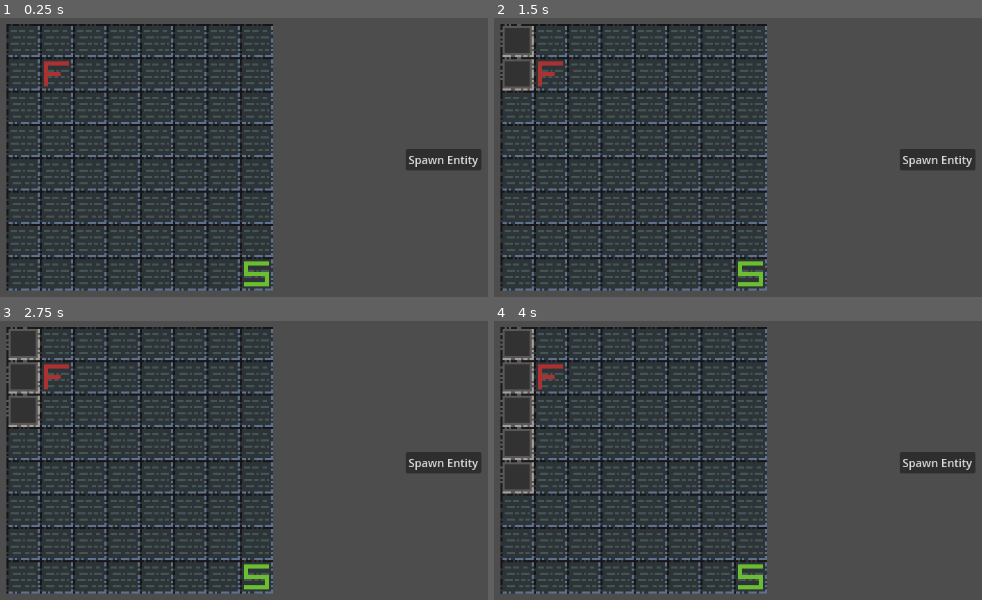
Above: before the commit, frames 1-4 (two rows, left to right).
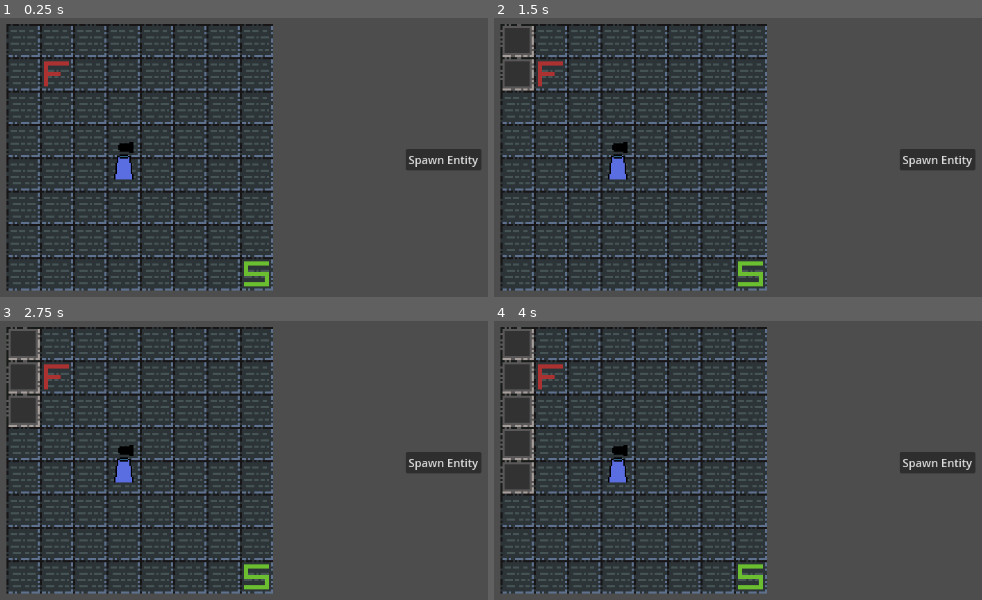
Above: after the commit, the same moments.

Repository: Shmupo/BrackeysGJ-TdGame
Game: Godot game, scene res://Scenes/TestScene.tscn
The game is run twice, just before and just after one commit, with the same random seed, the same clock (stepped at 60 frames per second) and the same inputs.
Inputs (mouse positions are in pixels of both pictures, inside the frame that each line leads up to):
- Up to frame 1 (0.25 s): no input
- Up to frame 2 (1.5 s): click (518, 40) at 0.52 s; click (518, 73) at 1.27 s
- Up to frame 3 (2.75 s): click (24, 410) at 2.02 s
- Up to frame 4 (4 s): click (518, 443) at 2.77 s; click (518, 477) at 3.52 s

The runs differ from the first frame. In frame 1, 0.4% of the frame differs, in the area x 23-28%, y 44-59%; in frame 2, 0.4%; in frame 3, 0.4%; in frame 4, 0.4%.

Commit message:
Added Tower : Basic Projectiles, Targeting, and Shooting

Diff:
--- /dev/null
+++ b/Assets/Resources/TestTower1Body.tres
@@ -0,0 +1,7 @@
+[gd_resource type="AtlasTexture" load_steps=2 format=3 uid="uid://1dxs4cepqs1w"]
+
+[ext_resource type="Texture2D" uid="uid://bp5lihcgmx72r" path="res://Assets/TestTower1Sheet.png" id="1_foo3g"]
+
+[resource]
+atlas = ExtResource("1_foo3g")
+region = Rect2(0, 0, 16, 32)
--- /dev/null
+++ b/Assets/Resources/TestTower1Turret.tres
@@ -0,0 +1,7 @@
+[gd_resource type="AtlasTexture" load_steps=2 format=3 uid="uid://bfh13yodu0ibs"]
+
+[ext_resource type="Texture2D" uid="uid://bp5lihcgmx72r" path="res://Assets/TestTower1Sheet.png" id="1_7yarf"]
+
+[resource]
+atlas = ExtResource("1_7yarf")
+region = Rect2(16, 0, 16, 16)
--- a/Scenes/Components/BaseEntity.tscn
+++ b/Scenes/Components/BaseEntity.tscn
@@ -1,8 +1,11 @@
-[gd_scene load_steps=4 format=3 uid="uid://b614n4fq4gxqq"]
+[gd_scene load_steps=5 format=3 uid="uid://b614n4fq4gxqq"]
 
 [ext_resource type="Texture2D" uid="uid://3yb2bxlvhskv" path="res://Assets/BoidArrow.png" id="1_0j26r"]
 [ext_resource type="Script" path="res://Scripts/Entity/EntityBaseClass.gd" id="1_h0iyo"]
 [ext_resource type="Script" path="res://Scripts/Entity/MovementComponent.gd" id="3_vtlre"]
+
+[sub_resource type="CircleShape2D" id="CircleShape2D_k5x4m"]
+radius = 20.0
 
 [node name="BaseEntity" type="Node2D"]
 script = ExtResource("1_h0iyo")
@@ -12,3 +15,8 @@
 
 [node name="MovementComponent" type="Node" parent="."]
 script = ExtResource("3_vtlre")
+
+[node name="HitBoxArea2D" type="Area2D" parent="."]
+
+[node name="CollisionShape2D" type="CollisionShape2D" parent="HitBoxArea2D"]
+shape = SubResource("CircleShape2D_k5x4m")
--- /dev/null
+++ b/Scenes/Components/Tower/Projectile/TestProjectile1.tscn
@@ -0,0 +1,10 @@
+[gd_scene load_steps=3 format=3 uid="uid://ba2f11udfvfdv"]
+
+[ext_resource type="Texture2D" uid="uid://3yb2bxlvhskv" path="res://Assets/BoidArrow.png" id="1_vj8m2"]
+[ext_resource type="Script" path="res://Scripts/Tower/Projectile/SimpleTowerProjectile.gd" id="2_fyvs6"]
+
+[node name="TestProjectile1" type="Sprite2D"]
+self_modulate = Color(0.598094, 0, 0.0414376, 1)
+scale = Vector2(0.5, 0.5)
+texture = ExtResource("1_vj8m2")
+script = ExtResource("2_fyvs6")
--- /dev/null
+++ b/Scenes/Components/Tower/TestTower1.tscn
@@ -0,0 +1,35 @@
+[gd_scene load_steps=7 format=3 uid="uid://dhauw1e87j6c7"]
+
+[ext_resource type="Texture2D" uid="uid://1dxs4cepqs1w" path="res://Assets/Resources/TestTower1Body.tres" id="1_udgcx"]
+[ext_resource type="Script" path="res://Scripts/Tower/Tower.gd" id="1_w7taf"]
+[ext_resource type="Texture2D" uid="uid://bfh13yodu0ibs" path="res://Assets/Resources/TestTower1Turret.tres" id="2_p2wjh"]
+[ext_resource type="Script" path="res://Scripts/Tower/TargetingComponent.gd" id="3_8ihh2"]
+[ext_resource type="Script" path="res://Scripts/Tower/ShootingComponent.gd" id="5_4dxmy"]
+
+[sub_resource type="CircleShape2D" id="CircleShape2D_s7i8f"]
+radius = 50.0
+
+[node name="TestTower1" type="Node2D"]
+script = ExtResource("1_w7taf")
+
+[node name="TowerBodySprite2D" type="Sprite2D" parent="."]
+texture = ExtResource("1_udgcx")
+
+[node name="TowerTurretSprite2D" type="Sprite2D" parent="."]
+position = Vector2(0, -8)
+texture = ExtResource("2_p2wjh")
+
+[node name="TargetingComponent" type="Node" parent="."]
+script = ExtResource("3_8ihh2")
+
+[node name="ShootingComponent" type="Node2D" parent="."]
+script = ExtResource("5_4dxmy")
+
+[node name="TargetingArea2D" type="Area2D" parent="."]
+collision_layer = 0
+monitorable = false
+
+[node name="CollisionShape2D" type="CollisionShape2D" parent="TargetingArea2D"]
+shape = SubResource("CircleShape2D_s7i8f")
+
+[node name="FireTimer" type="Timer" parent="."]
--- a/Scenes/TestScene.tscn
+++ b/Scenes/TestScene.tscn
@@ -1,8 +1,9 @@
-[gd_scene load_steps=6 format=4 uid="uid://u0da0rqffi33"]
+[gd_scene load_steps=7 format=4 uid="uid://u0da0rqffi33"]
 
 [ext_resource type="PackedScene" uid="uid://7xucjjga5p5t" path="res://Scenes/Components/UserInteractableTileMap.tscn" id="1_oi0qw"]
 [ext_resource type="Texture2D" uid="uid://8jl5xsmjy2y1" path="res://Assets/TilemapPrototype1Sheet.png" id="2_e1nrq"]
 [ext_resource type="Script" path="res://Scripts/Entity/EntityManager.gd" id="3_hw5di"]
+[ext_resource type="PackedScene" uid="uid://dhauw1e87j6c7" path="res://Scenes/Components/Tower/TestTower1.tscn" id="4_iym6a"]
 
 [sub_resource type="TileSetAtlasSource" id="TileSetAtlasSource_73egr"]
 texture = ExtResource("2_e1nrq")
@@ -42,3 +43,7 @@
 offset_right = 1072.0
 offset_bottom = 339.0
 text = "Spawn Entity"
+
+[node name="TestTower1" parent="." instance=ExtResource("4_iym6a")]
+position = Vector2(557, 322)
+scale = Vector2(2, 2)
--- a/Scripts/Entity/MovementComponent.gd
+++ b/Scripts/Entity/MovementComponent.gd
@@ -14,7 +14,7 @@
 # tracking index to path coordinate that this entity is moving TOWARDS
 var pathIdx: int = 0
 
-var moveSpeed: float = 100
+var moveSpeed: float = 250
 
 # get parent
 @onready var entity: Entity = $".."
--- a/Scripts/TileMap/PathingComponent.gd
+++ b/Scripts/TileMap/PathingComponent.gd
@@ -26,9 +26,9 @@
 # used to offest onto the center of the grid square
 var halfTileSize: Vector2
 
+# parent
 @onready var tileMapLayer: UserInteractableTilemapLayer = $".."
-# retrieve grid sizing
-@onready var inputComponent: InputComponent = $"../InputComponent"
+
 # placing and removing paths will update the aStarGrid
 @onready var tilePlacementComponent: TilePlacementComponent = $"../TilePlacementComponent"
 
@@ -51,8 +51,8 @@
 
 # need to call everytime a new path is made
 func initAStarGrid() -> void:
-	var rectPosition: Vector2i = Vector2i(-inputComponent.sizeX / 2, -inputComponent.sizeY / 2)
-	var rectSize: Vector2i = Vector2i(inputComponent.sizeX, inputComponent.sizeY)
+	var rectPosition: Vector2i = Vector2i(-tileMapLayer.gridSizeX / 2, -tileMapLayer.gridSizeY / 2)
+	var rectSize: Vector2i = Vector2i(tileMapLayer.gridSizeX, tileMapLayer.gridSizeY)
 	aStarGrid.region = Rect2i(rectPosition, rectSize)
 	aStarGrid.update()
 
--- /dev/null
+++ b/Scripts/Tower/Projectile/SimpleTowerProjectile.gd
@@ -0,0 +1,17 @@
+extends Node2D
+
+var projectileSpeed: float = 500
+var target: Node2D
+var moving: bool = false
+
+# once doing this, this projectile will go towards the target
+func setTarget(newTarget: Node2D) -> void:
+	target = newTarget
+	moving = true
+
+func _process(delta: float) -> void:
+	if moving:
+		global_position = global_position.move_toward(target.global_position, delta * projectileSpeed)
+		if global_position == target.global_position:
+			# For now, simply delete the projectile
+			queue_free()
--- /dev/null
+++ b/Scripts/Tower/ShootingComponent.gd
@@ -0,0 +1,13 @@
+class_name ShootingComponent
+extends Node2D
+
+# testing placeholder
+var projectileInstancePath: String = "res://Scenes/Components/Tower/Projectile/TestProjectile1.tscn"
+
+# This will create a projectile that is linked to the target
+func fireProjectile(target: Node2D) -> void:
+	#print("Fired projectile")
+	var newProjectile: Node2D = load(projectileInstancePath).instantiate()
+	add_child(newProjectile)
+	newProjectile.global_position = global_position
+	newProjectile.setTarget(target)
--- /dev/null
+++ b/Scripts/Tower/TargetingComponent.gd
@@ -0,0 +1,40 @@
+class_name TargetingComponent
+extends Node
+
+## This script is used to get the first entity to enter the target area
+##
+## Config for TargetingArea2D:
+## Monitorable = false
+## Layer = none
+## Mask = 1
+##
+## These config settings ensure other tower areas do not collide
+
+signal areaEntered
+
+@onready var targetingArea: Area2D = $"../TargetingArea2D"
+
+# array of entity hitboxes (Area2D) in the order they entered the targeting area
+var targetQueue: Array = []
+
+func _ready() -> void:
+	targetingArea.area_entered.connect(onAreaEntered)
+	targetingArea.area_exited.connect(onAreaExited)
+
+# get first entity that enters the targeting area
+func getTarget() -> Node2D:
+	if !targetQueue.is_empty():
+		return targetQueue.front()
+	else:
+		return null
+
+# add to queue
+func onAreaEntered(area: Area2D) -> void:
+	targetQueue.append(area)
+	areaEntered.emit()
+	#print(targetQueue)
+
+# remove from queue
+func onAreaExited(area: Area2D) -> void:
+	targetQueue.erase(area)
+	#print(targetQueue)
--- /dev/null
+++ b/Scripts/Tower/Tower.gd
@@ -0,0 +1,36 @@
+extends Node
+
+@onready var targetingComponent: TargetingComponent = $TargetingComponent
+@onready var shootingComponent: ShootingComponent = $ShootingComponent
+# if this timer is counting, do not fire
+@onready var fireTimer: Timer = $FireTimer
+
+# fires after this amount of time has passed
+@export var fireDelaySeconds: float = 0.5
+var firing: bool = false
+
+func _ready() -> void:
+	targetingComponent.areaEntered.connect(onTargetAreaEntered)
+	fireTimer.wait_time = fireDelaySeconds
+	fireTimer.timeout.connect(onFireTimerTimeout)
+
+func fire() -> void:
+	if not firing:
+		firing = true
+		var target: Node2D = targetingComponent.getTarget()
+
+		if target != null:
+			shootingComponent.fireProjectile(target)
+			fireTimer.start()
+		else:
+			fireTimer.stop()
+			firing = false
+
+# attempt to fire every time an entity enters the targeting area
+func onTargetAreaEntered() -> void:
+	if fireTimer.is_stopped():
+		fire()
+
+func onFireTimerTimeout() -> void:
+	firing = false
+	fire()
Binary file added: Assets/TestTower1Sheet.png
Not shown, added: Assets/TestTower1Sheet.png.import
